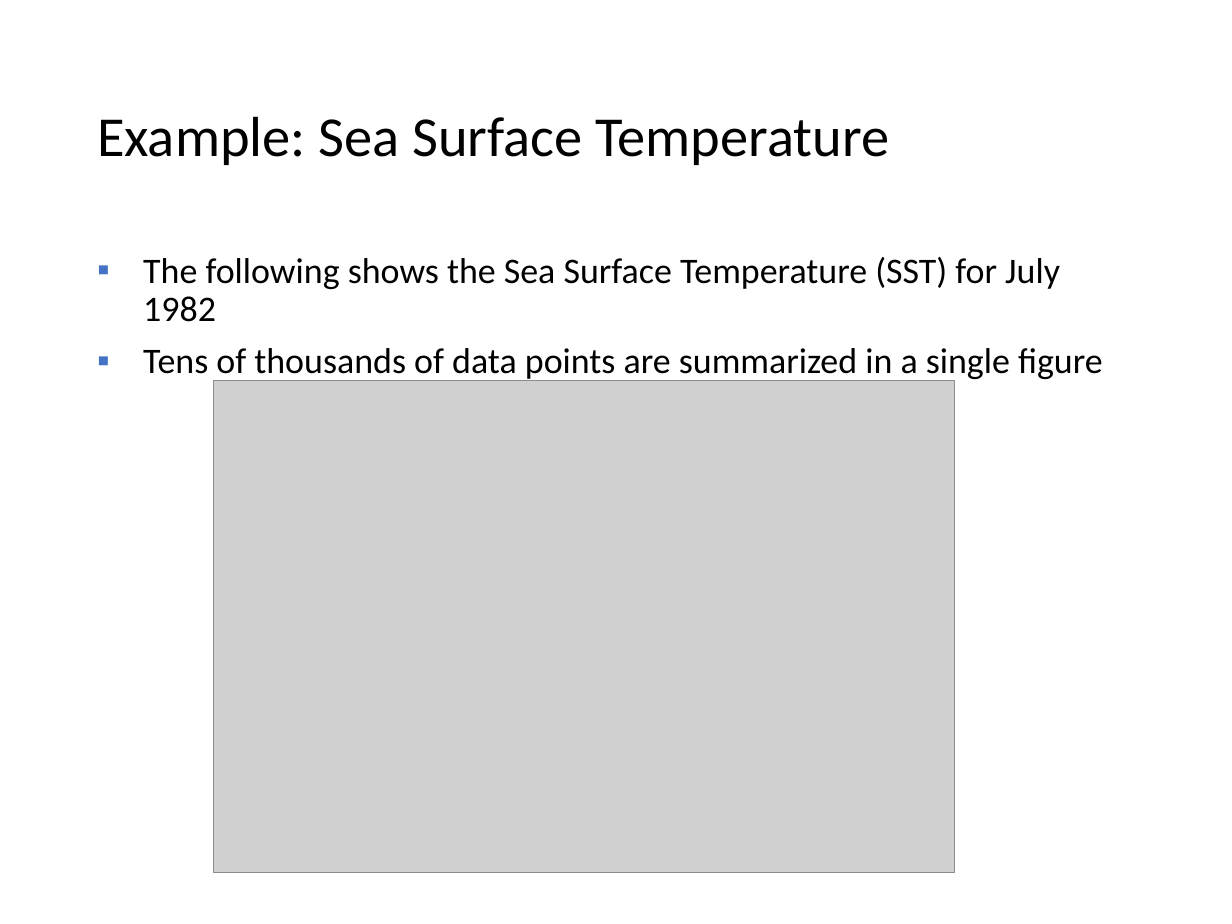
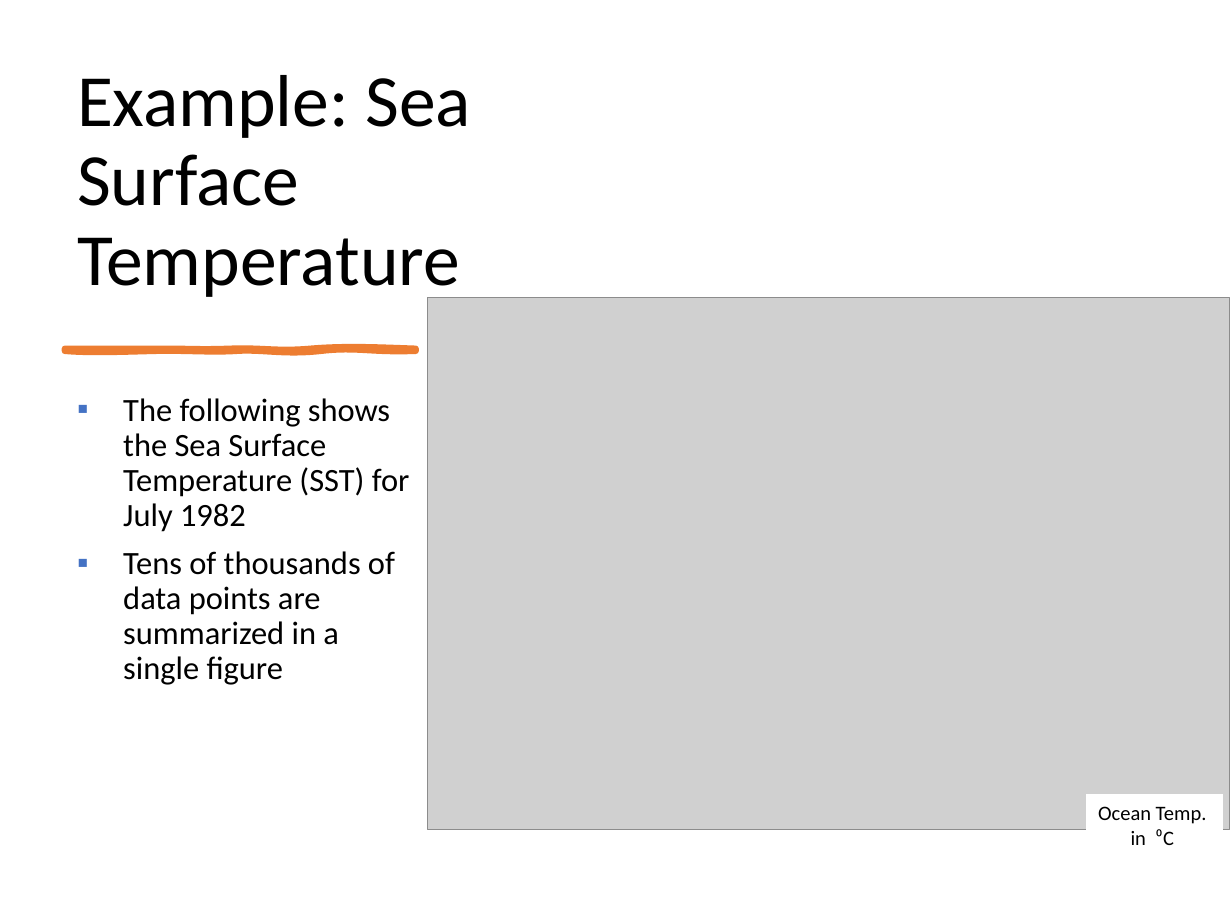
Before and after one commit to mhahsler/Introduction_to_Data_Mining_R_Examples, a slide deck: slide 20 of slides/chap2_exploration.pptx. Drawn at 1232x924 pixels with LibreOffice and Linux fonts; fonts in the diff are those of the drawing; grey boxes stand for pictures. Boxes give left, top, right and bottom in pixels: in the first picture for what was removed or moved away, otherwise in the second. Text is boxed around its words. In the diff, an @@ line names an element or a change of style, - is before the commit and + after.

```diff
--- a/slides/chap2_exploration.pptx
+++ b/slides/chap2_exploration.pptx
@@ title "Example: Sea Surface Temperature" moved from (x1=97, y1=116, x2=889, y2=165) to (x1=77, y1=75, x2=472, y2=302) @@
@@ title "Example: Sea Surface Temperature" at (x1=77, y1=75, x2=472, y2=302): size 33 to 43 pt; vertical alignment middle to bottom @@
@@ picture resized from (x1=213, y1=381, x2=955, y2=873) to (x1=428, y1=298, x2=1230, y2=830) @@
@@ freeform shape added at (x1=65, y1=349, x2=416, y2=351), fill #ED7D31, outline #ED7D31 3.5 pt @@
@@ text "The following shows the Sea ..." moved from (x1=143, y1=257, x2=1103, y2=382) to (x1=123, y1=398, x2=410, y2=685) @@
@@ text "The following shows the Sea ..." at (x1=123, y1=398, x2=410, y2=685): size 21 to 19 pt @@
@@ rectangle added at (x1=1087, y1=795, x2=1223, y2=856), fill #FFFFFF, outline #FFFFFF 0.75 pt, 12 pt, text #000000 @@
+Ocean Temp.
+in ⁰C
```
Also in this commit, not shown: 5 other slides changed, 1 other file.
